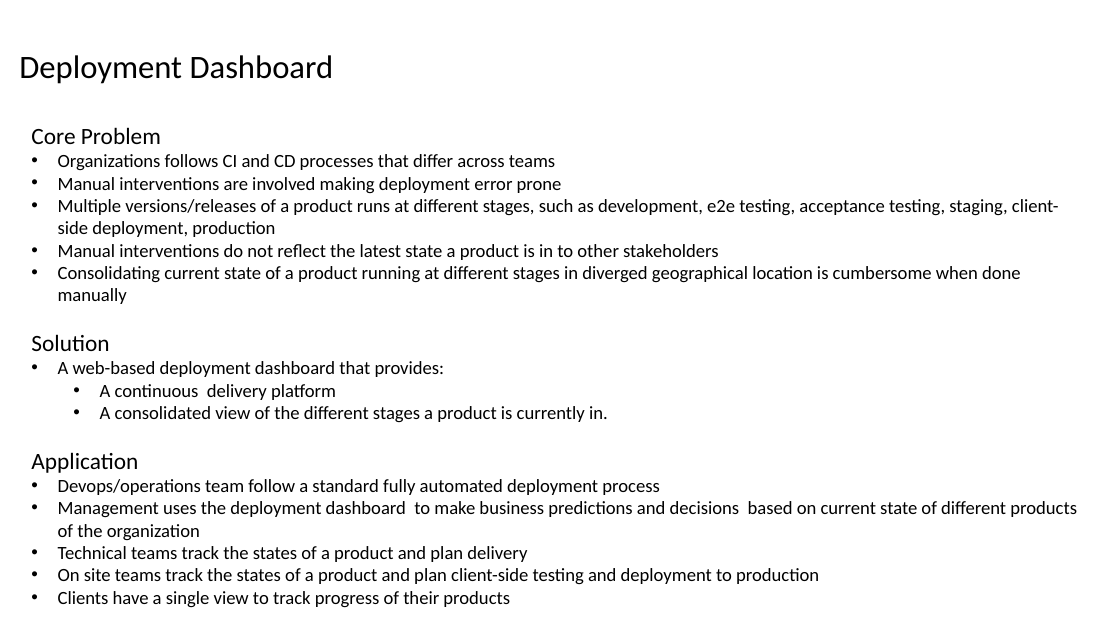
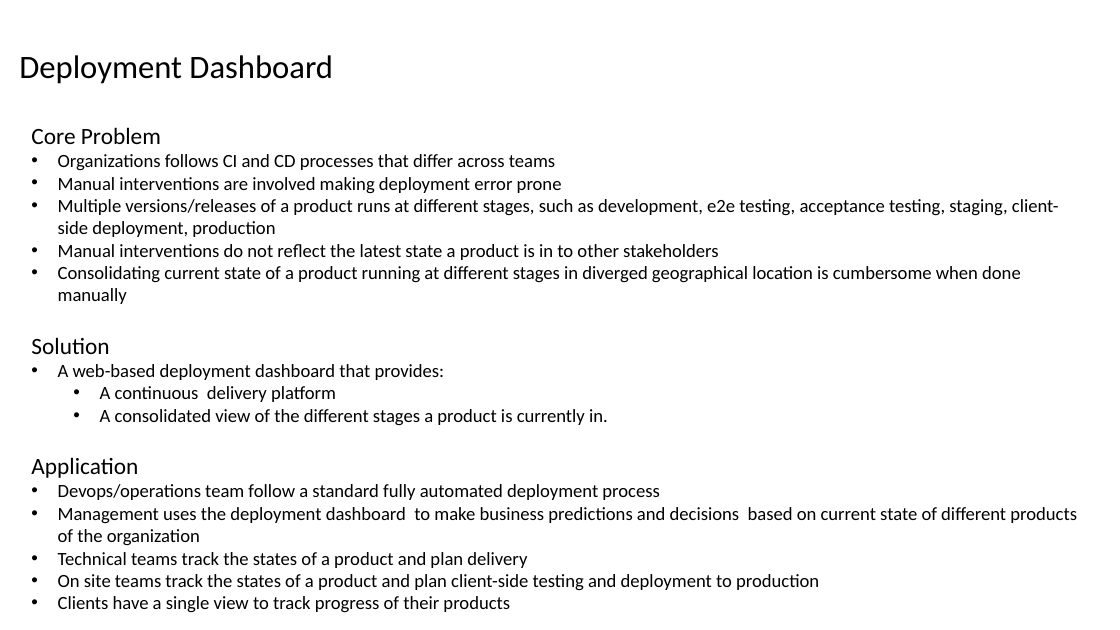
Before and after one commit to umamahesh967/dockerdeploy, a slide deck: slide 2 of Documents/Deployment_Dashboard.pptx. Drawn at 1120x630 pixels with LibreOffice and Linux fonts; fonts in the diff are those of the drawing. Boxes give left, top, right and bottom in pixels: in the first picture for what was removed or moved away, otherwise in the second. Text is boxed around its words. In the diff, an @@ line names an element or a change of style, - is before the commit and + after.

```diff
--- a/Documents/Deployment_Dashboard.pptx
+++ b/Documents/Deployment_Dashboard.pptx
@@ text "Core Problem" rewrapped from box(31, 127, 1077, 608) to box(31, 127, 1077, 613) @@
```
Also in this commit, not shown: 3 other slides changed, 1 slide added, 1 other file.
